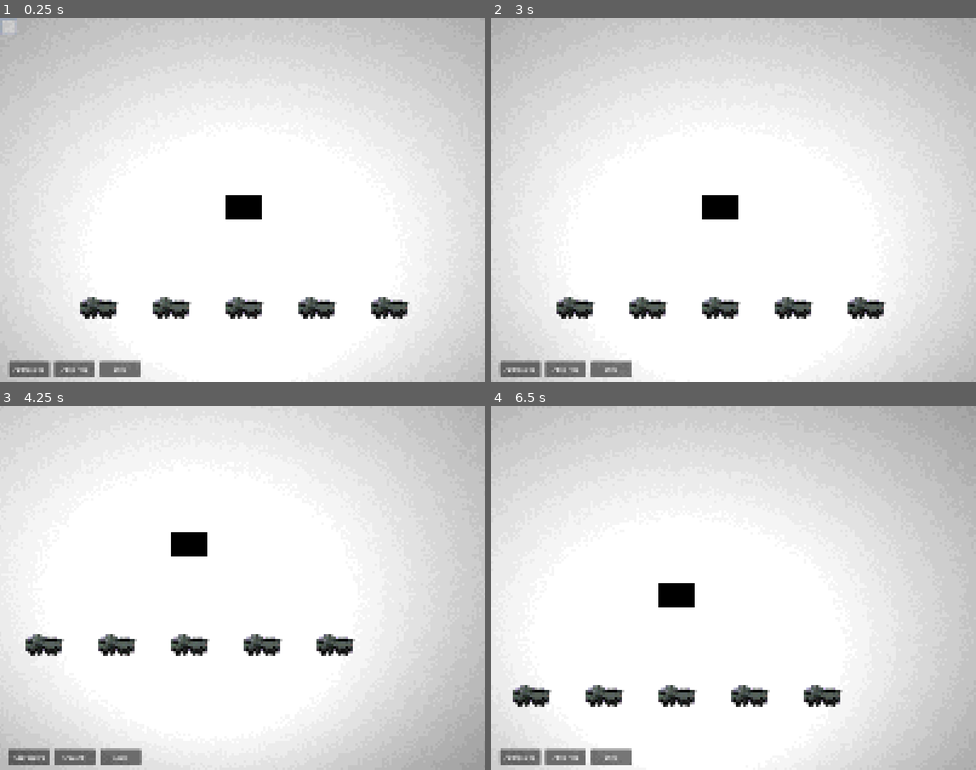
Above: before the commit, frames 1-4 (two rows, left to right).
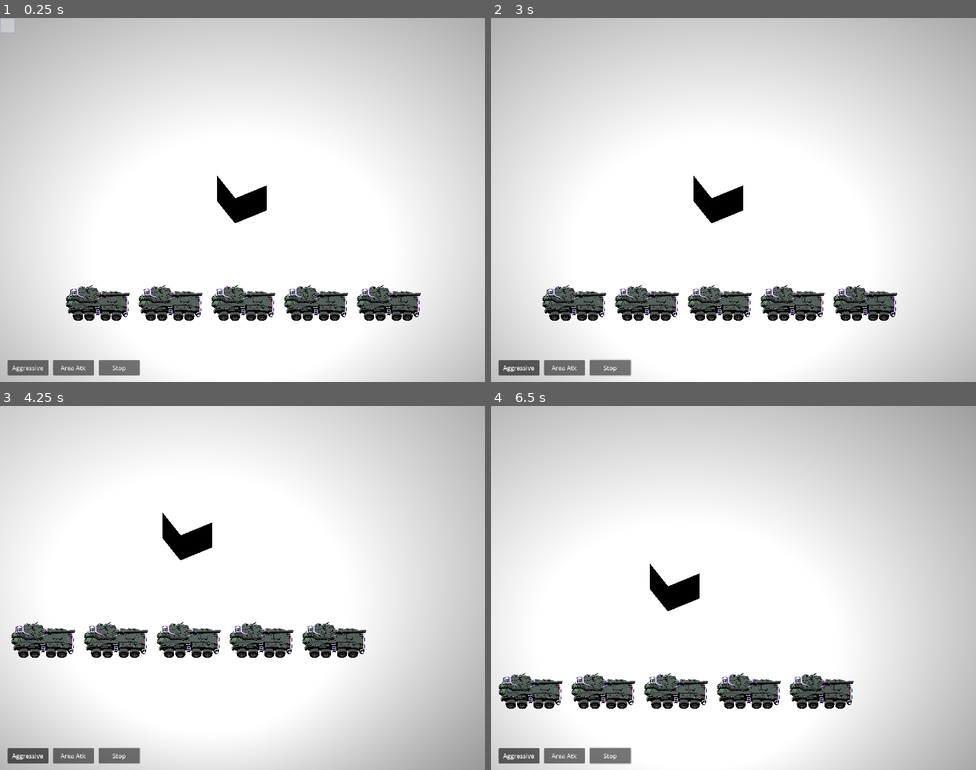
Above: after the commit, the same moments.

Repository: thelazyone/godot_rts
Game: Godot game, scene res://world.tscn
Same seed, same stepped clock (60 frames per second), same inputs: the game is played once before the commit and once after it.
Inputs (mouse positions are in pixels of both pictures, inside the frame that each line leads up to):
- Up to frame 1 (0.25 s): no input
- Up to frame 2 (3 s): click "Aggressive" at 0.5 s; click "Area Atk" at 1.25 s; click "Stop" at 2 s; tap Enter at 2.75 s; move the mouse to (840, 181) at 2.77 s; hold Right (ui_right) from 2.78 s (still down); click (840, 181) at 2.85 s
- Up to frame 3 (4.25 s): move the mouse to (145, 606) at 3.52 s; release Right (ui_right) at 3.53 s; hold Down (ui_down) from 3.53 s (still down); right-click (145, 606) at 3.6 s
- Up to frame 4 (6.5 s): move the mouse to (782, 507) at 4.27 s; release Down (ui_down) at 4.28 s; hold Right (ui_right) 4.28-5.03 s; click (782, 507) at 4.35 s; move the mouse to (709, 660) at 5.02 s; hold Up (ui_up) 5.03-5.78 s; right-click (709, 660) at 5.1 s; move the mouse to (879, 642) at 5.77 s; hold Left (ui_left) from 5.78 s (still down); click (879, 642) at 5.85 s

The runs differ from the first frame. In frame 1, 5.3% of the frame differs, in the area x 0-87%, y 0-99%; in frame 2, 5.3%; in frame 3, 5.3%; in frame 4, 5.3%, in the area x 1-75%, y 43-99%.

Commit message:
minor params change

Diff:
--- a/Components/tank.tscn
+++ b/Components/tank.tscn
@@ -11,12 +11,12 @@
 [sub_resource type="CapsuleShape3D" id="CapsuleShape3D_vaieb"]
 
 [node name="Tank" type="CharacterBody3D"]
-transform = Transform3D(0.6, 0, 0, 0, 0.6, 0, 0, 0, 0.6, 0, 0, 0)
 axis_lock_linear_y = true
 safe_margin = 0.1
 script = ExtResource("1_lgp2k")
 
 [node name="MoveComponent" parent="." instance=ExtResource("2_3ctpl")]
+transform = Transform3D(0.9965, 0, 0, 0, 0.9965, 0, 0, 0, 0.9965, 0, 0, 0)
 SPEED = 200
 ROT_SPEED = 5
 MIN_ANGLE_MOVE = 0.785
@@ -48,4 +48,5 @@
 skeleton = NodePath("")
 
 [node name="CombatComponent" parent="." instance=ExtResource("6_w7mpt")]
+transform = Transform3D(0.996046, 0, 0, 0, 0.996046, 0, 0, 0, 0.996046, 0, 0, 0)
 PROJECTILE = ExtResource("7_bsw0w")
--- a/world.tscn
+++ b/world.tscn
@@ -11,12 +11,12 @@
 [sub_resource type="ShaderMaterial" id="ShaderMaterial_4qdle"]
 render_priority = 0
 shader = ExtResource("3_bxj61")
-shader_parameter/depth_threshold = 0.05
-shader_parameter/normal_threshold = 0.743
-shader_parameter/darken_amount = 0.0
-shader_parameter/lighten_amount = 2.94
+shader_parameter/depth_threshold = 0.468
+shader_parameter/normal_threshold = 0.578
+shader_parameter/darken_amount = 0.03
+shader_parameter/lighten_amount = 1.73
 shader_parameter/light_direction = Vector3(-0.96, -0.18, 0.2)
-shader_parameter/edge_scale = 1.0
+shader_parameter/edge_scale = 1.761
 
 [sub_resource type="QuadMesh" id="QuadMesh_q20lf"]
 material = SubResource("ShaderMaterial_4qdle")
@@ -45,7 +45,7 @@
 
 [sub_resource type="ShaderMaterial" id="ShaderMaterial_t1dld"]
 shader = ExtResource("6_vjooq")
-shader_parameter/pixelSize = 2
+shader_parameter/pixelSize = 3
 shader_parameter/pixelOffset = Vector2(0, 0)
 shader_parameter/colorRange = 26
 shader_parameter/hardness = 0.753
@@ -76,7 +76,7 @@
 mesh = SubResource("PlaneMesh_twrfu")
 
 [node name="Cube" type="MeshInstance3D" parent="Environment"]
-transform = Transform3D(0.99997, -0.00310444, 0.00710911, 0.0032272, 0.999845, -0.0173201, -0.00705423, 0.0173425, 0.999825, 0, 0.5, 0)
+transform = Transform3D(0.866026, 0.0087262, 0.499924, 0, 0.999848, -0.0174524, -0.5, 0.0151142, 0.865894, 0, 0.5, 0)
 mesh = SubResource("BoxMesh_mbfrx")
 skeleton = NodePath("../Plane")
 
@@ -135,6 +135,7 @@
 
 [node name="Pixelation" type="CanvasLayer" parent="."]
 unique_name_in_owner = true
+visible = false
 script = ExtResource("6_l4fd8")
 
 [node name="PixelScreen" type="ColorRect" parent="Pixelation"]
